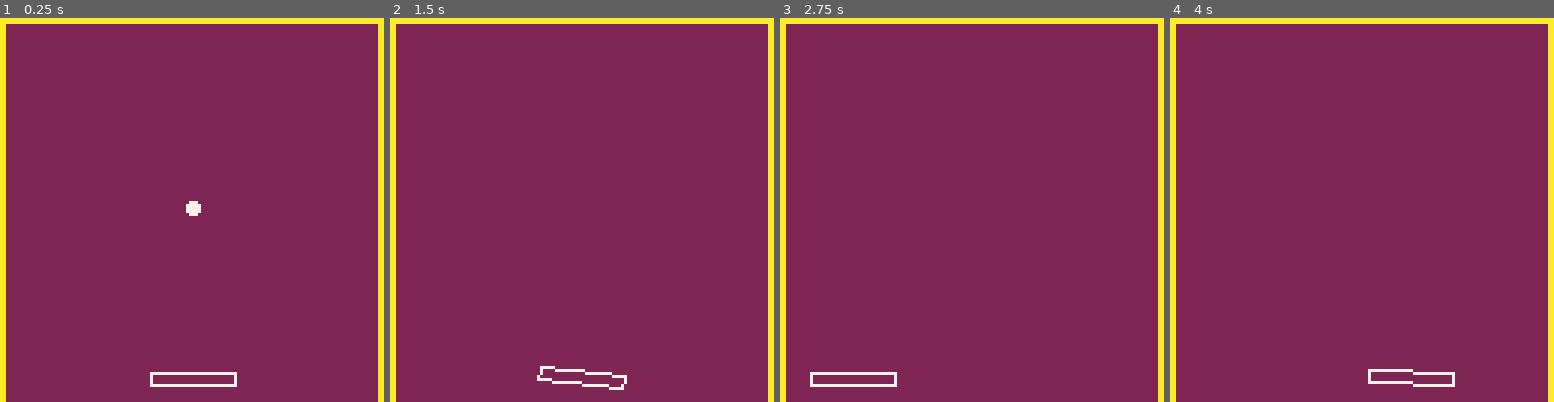
Above: before the commit, frames 1-4 (left to right).
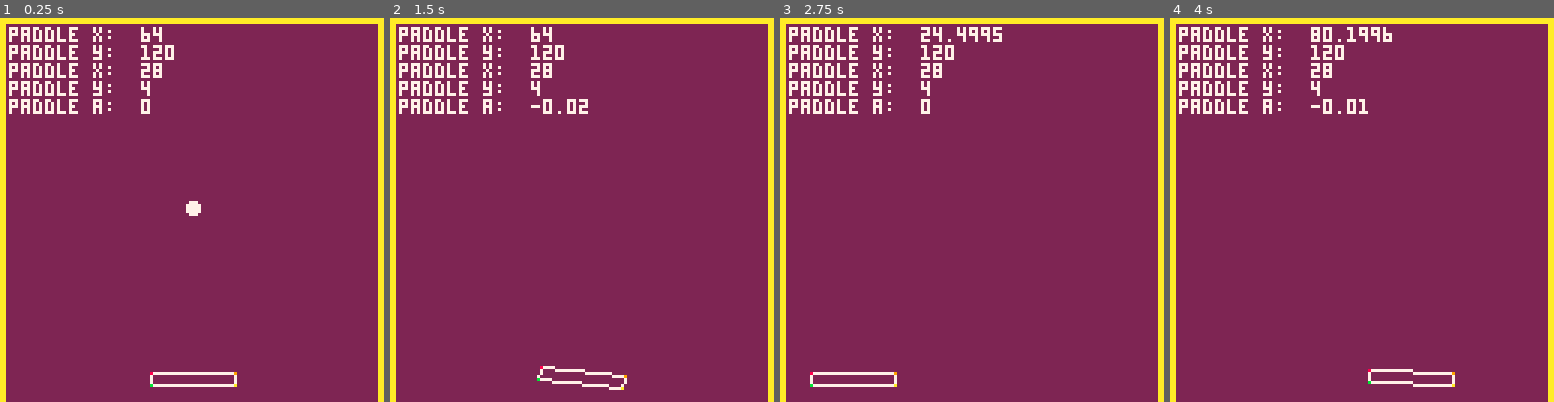
Above: after the commit, the same moments.

Repository: pixelrip/breakout
Game: PICO-8 cartridge breakout.p8
Two runs of this game, one before a commit and one after it. Both use one fixed random seed, a clock stepped at 60 frames per second and the inputs below.
Inputs:
- Up to frame 1 (0.25 s): no input
- Up to frame 2 (1.5 s): tap O (Z key) at 0.33, 0.7, 1.43 s; tap X (X key) at 1.07 s
- Up to frame 3 (2.75 s): hold Left 1.97-2.37 s; tap X (X key) at 2.07, 2.4, 2.73 s; tap O (Z key) at 2.22 s
- Up to frame 4 (4 s): hold Right 2.87-3.53 s; tap X (X key) at 3.07, 3.4, 3.73 s; tap O (Z key) at 3.1, 3.98 s

The runs differ from the first frame. In frame 1, 2.8% of the frame differs, in the area x 2-62%, y 2-97%; in frame 2, 3.0%; in frame 3, 3.1%; in frame 4, 3.3%, in the area x 2-75%, y 2-97%.

Commit message:
light debugging tools

Diff:
--- a/src/components/rectangle.lua
+++ b/src/components/rectangle.lua
@@ -37,19 +37,24 @@
     local v2x, v2y = -hh*s, hh*c
 
     -- calculate the 4 absolute corner positions
-    local x1 = self.owner.x - v1x + v2x
-    local y1 = self.owner.y - v1y + v2y
-    local x2 = self.owner.x + v1x + v2x
-    local y2 = self.owner.y + v1y + v2y
-    local x3 = self.owner.x + v1x - v2x
-    local y3 = self.owner.y + v1y - v2y
-    local x4 = self.owner.x - v1x - v2x
-    local y4 = self.owner.y - v1y - v2y
+    local bl_x = self.owner.x - v1x + v2x
+    local bl_y = self.owner.y - v1y + v2y
+    local br_x = self.owner.x + v1x + v2x
+    local br_y = self.owner.y + v1y + v2y
+    local tr_x = self.owner.x + v1x - v2x
+    local tr_y = self.owner.y + v1y - v2y
+    local tl_x = self.owner.x - v1x - v2x
+    local tl_y = self.owner.y - v1y - v2y
 
     -- draw the 4 lines connecting the corners
     -- this draws a hollow rect
-    line(x1, y1, x2, y2, self.color)
-    line(x2, y2, x3, y3, self.color)
-    line(x3, y3, x4, y4, self.color)
-    line(x4, y4, x1, y1, self.color)
+    line(tr_x, tr_y, tl_x, tl_y, self.color) -- top
+    line(br_x, br_y, tr_x, tr_y, self.color) -- right
+    line(bl_x, bl_y, br_x, br_y, self.color) -- bottom
+    line(tl_x, tl_y, bl_x, bl_y, self.color) -- left
+
+    pset(tl_x, tl_y, 8) -- top left
+    pset(tr_x, tr_y, 9) -- top right
+    pset(br_x, br_y, 10) -- bottom right
+    pset(bl_x, bl_y, 11) -- bottom left
 end
--- a/src/main.lua
+++ b/src/main.lua
@@ -1,3 +1,5 @@
+DEBUG = true
+
 function _init()
     arena = Arena.new({
         x = 0,
@@ -34,7 +36,19 @@
 function _draw()
     cls(2)
 
+    -- DEBUG
+    if DEBUG then
+        local _paddle_rotation = paddle:get_component(Rotation)
+
+        print("paddle x:  "..paddle.x, 3, 3, 7)
+        print("paddle y:  "..paddle.y, 3, 9, 7)
+        print("paddle x:  "..paddle.w, 3, 15, 7)
+        print("paddle y:  "..paddle.h, 3, 21, 7)
+        print("paddle a:  ".._paddle_rotation.angle, 3, 27, 7)
+    end
+
     for e in all(world.entities) do
         e:draw()
     end
+
 end
